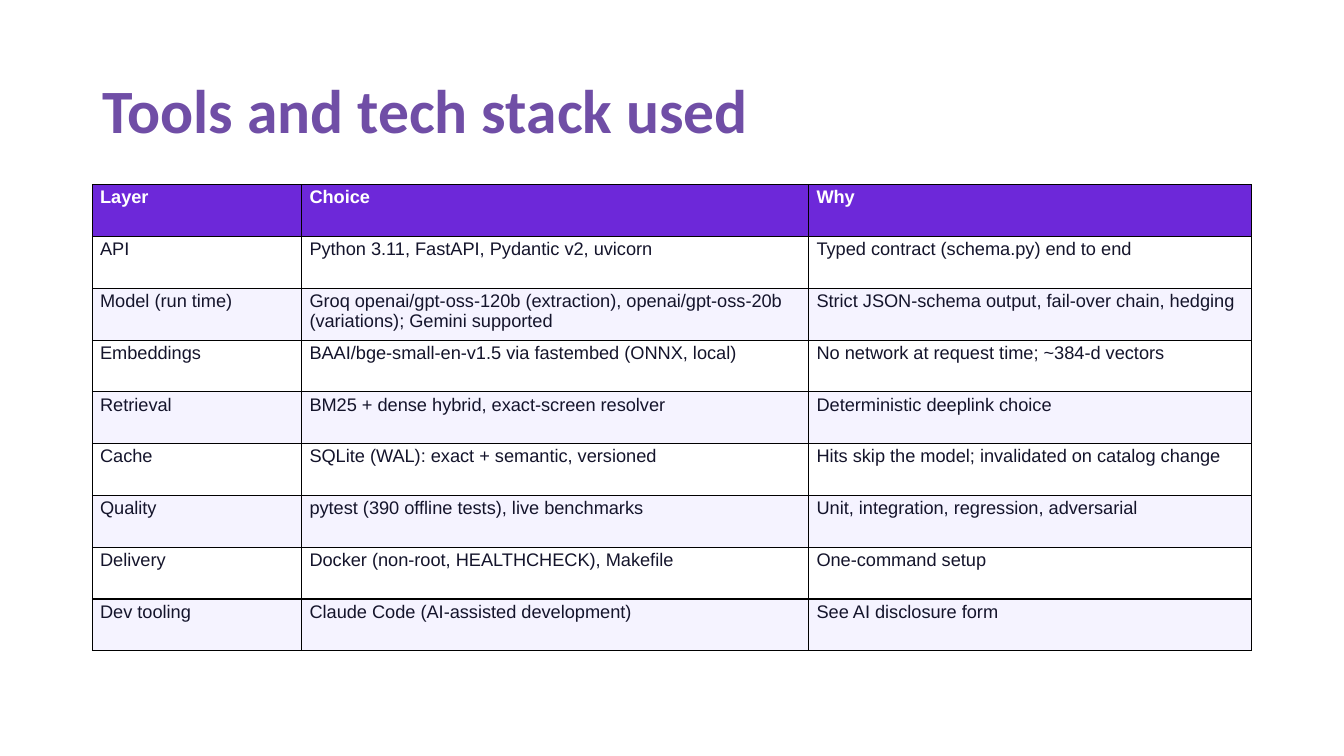
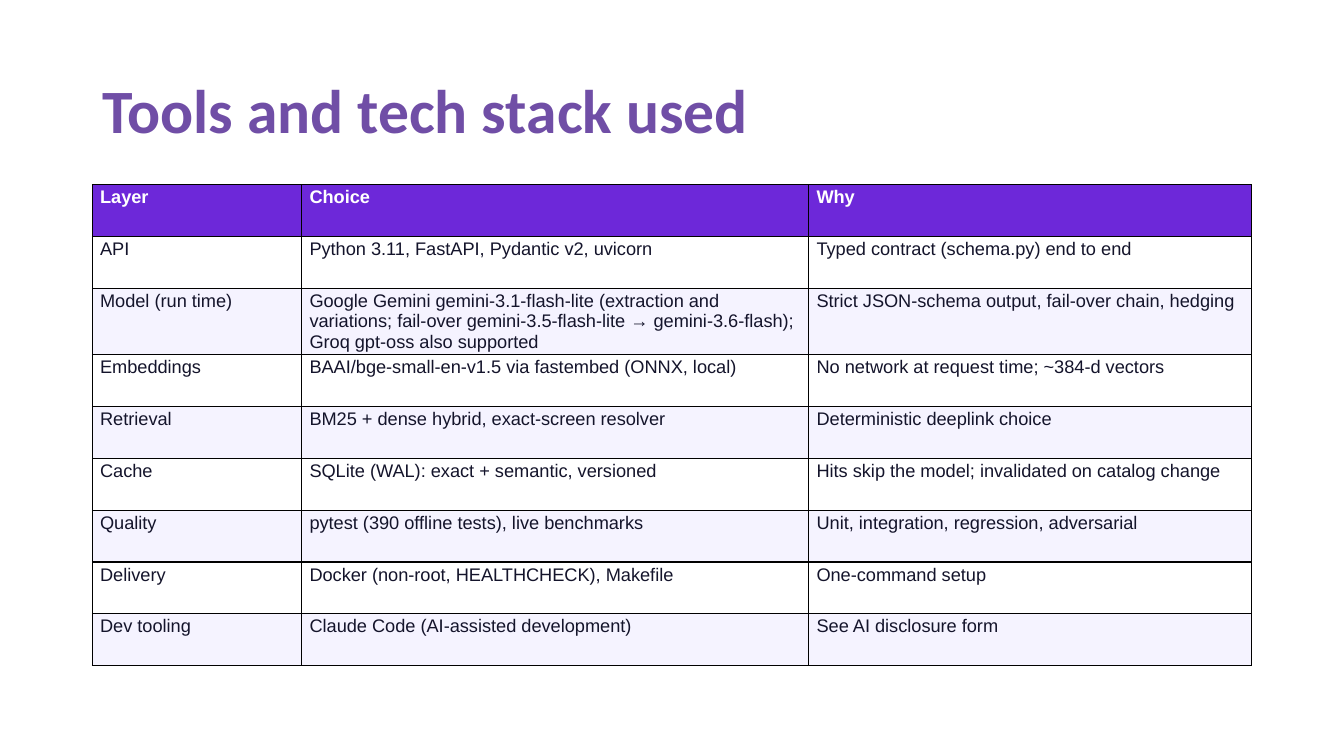
Before and after one commit to shashi-bhushan-27/samsungPrism, a slide deck: slide 6 of docs/CollegeName_TeamName_Submission.pptx. Drawn at 1344x756 pixels with LibreOffice and Linux fonts; fonts in the diff are those of the drawing. Boxes give left, top, right and bottom in pixels: in the first picture for what was removed or moved away, otherwise in the second. Text is boxed around its words. In the diff, an @@ line names an element or a change of style, - is before the commit and + after.

Commit message:
Re-run the official evaluation with Gemini (default provider)
- Pre-warmed plans and benchmark on gemini-3.1-flash-lite: every cold request served by the primary model
- results.jsonl, metrics.md, stress report, README, FINAL_REVIEW, traceability and AI disclosure updated
- Earlier Groq run archived in artifacts/reports/official_groq/
- Submission deck and disclosure form regenerated with the Gemini numbers and a new demo screenshot

```diff
--- a/docs/CollegeName_TeamName_Submission.pptx
+++ b/docs/CollegeName_TeamName_Submission.pptx
@@ table at <box>93,185,1252,651</box> @@
-row 3, column 2: Groq openai/gpt-oss-120b (extraction), openai/gpt-oss-20b (variations); Gemini supported
+row 3, column 2: Google Gemini gemini-3.1-flash-lite (extraction and variations; fail-over gemini-3.5-flash-lite → gemini-3.6-flash); Groq gpt-oss also supported
```
Also in this commit, not shown: 3 other slides changed, 20 other files.
